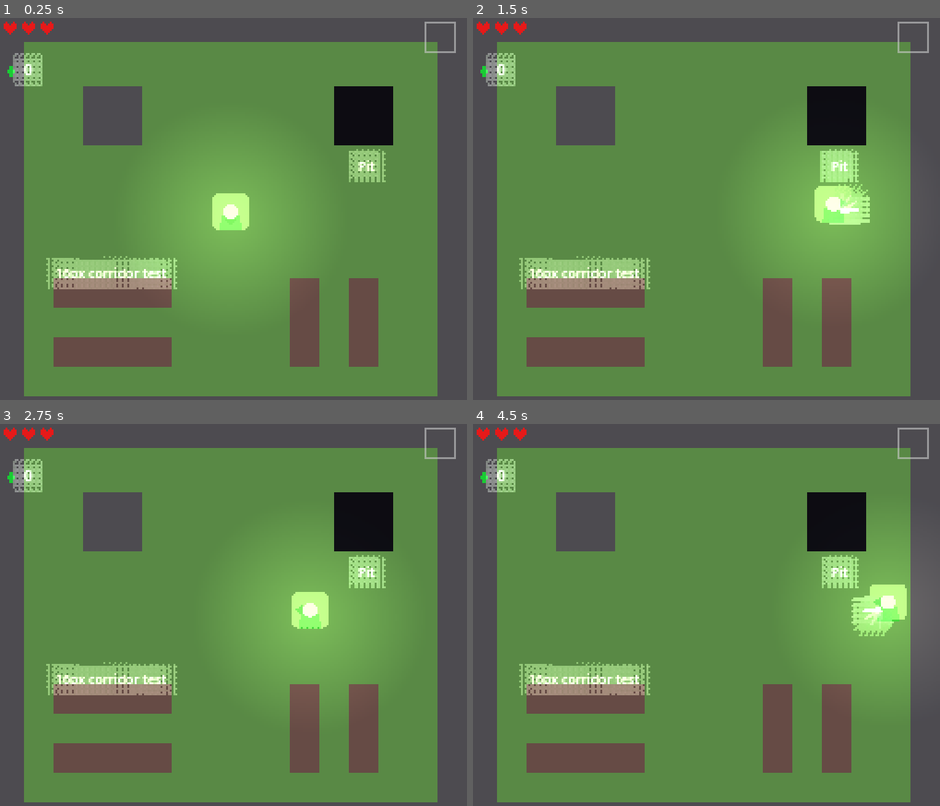
Above: before the commit, frames 1-4 (two rows, left to right).
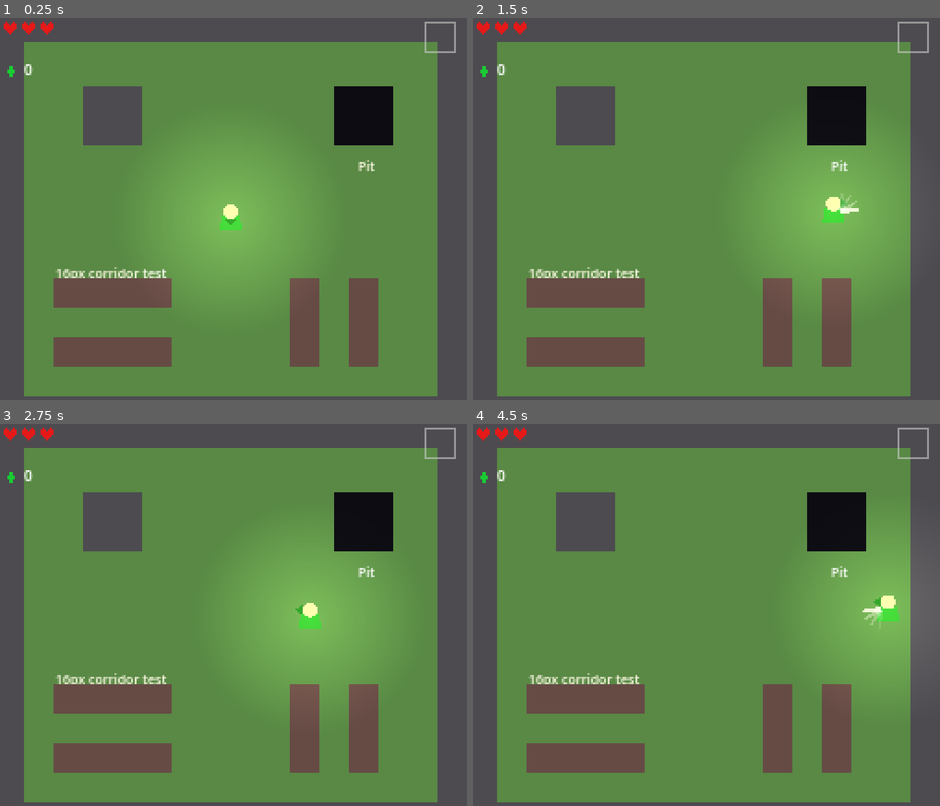
Above: after the commit, the same moments.

Repository: TheGabmeister/games-godot
Game: Godot game, scene res://scenes/main/main.tscn
The game is run twice, just before and just after one commit, with the same random seed, the same clock (stepped at 60 frames per second) and the same inputs.
Inputs:
- Up to frame 1 (0.25 s): no input
- Up to frame 2 (1.5 s): tap Enter at 0.5 s; hold L (action_dash) 0.53-1.28 s; hold D (move_right) from 0.53 s (still down); tap W (move_up) at 0.77 s; tap J (action_sword) at 1.35 s
- Up to frame 3 (2.75 s): tap W (move_up) at 1.52 s; release D (move_right) at 2.03 s; hold A (move_left) from 2.03 s (still down); hold L (action_dash) from 2.03 s (still down)
- Up to frame 4 (4.5 s): release A (move_left) at 2.78 s; release L (action_dash) at 2.78 s; hold D (move_right) 2.78-4.28 s; tap J (action_sword) at 2.85, 4.35 s; tap W (move_up) at 3.02, 3.77 s; hold L (action_dash) 3.53-4.28 s; tap Space at 4.25 s; hold A (move_left) from 4.28 s (still down)

The runs differ from the first frame. In frame 1, 3.7% of the frame differs, in the area x 2-83%, y 9-72%; in frame 2, 4.1%; in frame 3, 3.6%; in frame 4, 4.1%, in the area x 2-93%, y 9-72%.

Commit message:
Fix pit collision

Diff:
--- a/zelda-lttp/scenes/main/main.tscn
+++ b/zelda-lttp/scenes/main/main.tscn
@@ -1,29 +1,36 @@
-[gd_scene load_steps=5 format=3 uid="uid://c8main0001"]
+[gd_scene format=3 uid="uid://c8main0001"]
 
-[ext_resource type="Script" path="res://scenes/main/main.gd" id="1_main"]
-[ext_resource type="Shader" path="res://shaders/post_process.gdshader" id="2_post"]
-[ext_resource type="PackedScene" path="res://scenes/ui/hud.tscn" id="3_hud"]
+[ext_resource type="Script" uid="uid://cud4tgw3ricam" path="res://scenes/main/main.gd" id="1_main"]
+[ext_resource type="Shader" uid="uid://dgricichs7wfa" path="res://shaders/post_process.gdshader" id="2_post"]
+[ext_resource type="PackedScene" uid="uid://c8hud00001" path="res://scenes/ui/hud.tscn" id="3_hud"]
 
 [sub_resource type="ShaderMaterial" id="ShaderMaterial_post"]
 shader = ExtResource("2_post")
+shader_parameter/bloom_strength = 0.3
+shader_parameter/bloom_threshold = 0.7
+shader_parameter/color_shift = Vector3(0, 0, 0)
+shader_parameter/saturation = 1.0
+shader_parameter/brightness = 1.0
+shader_parameter/contrast = 1.0
 
-[node name="Main" type="Node"]
+[node name="Main" type="Node" unique_id=1706451139]
 script = ExtResource("1_main")
 
-[node name="World" type="Node2D" parent="."]
+[node name="World" type="Node2D" parent="." unique_id=491857638]
 
-[node name="HUDLayer" type="CanvasLayer" parent="."]
+[node name="HUDLayer" type="CanvasLayer" parent="." unique_id=1617085300]
 layer = 10
 
-[node name="HUD" parent="HUDLayer" instance=ExtResource("3_hud")]
+[node name="HUD" parent="HUDLayer" unique_id=1251422949 instance=ExtResource("3_hud")]
 
-[node name="DialogLayer" type="CanvasLayer" parent="."]
+[node name="DialogLayer" type="CanvasLayer" parent="." unique_id=337645315]
 layer = 15
 
-[node name="PostProcessLayer" type="CanvasLayer" parent="."]
+[node name="PostProcessLayer" type="CanvasLayer" parent="." unique_id=640527347]
 layer = 19
+visible = false
 
-[node name="ColorRect" type="ColorRect" parent="PostProcessLayer"]
+[node name="ColorRect" type="ColorRect" parent="PostProcessLayer" unique_id=609874778]
 material = SubResource("ShaderMaterial_post")
 anchors_preset = 15
 anchor_right = 1.0
@@ -32,9 +39,9 @@
 grow_vertical = 2
 mouse_filter = 2
 
-[node name="TransitionOverlay" type="CanvasLayer" parent="."]
+[node name="TransitionOverlay" type="CanvasLayer" parent="." unique_id=1642241861]
 layer = 20
 
-[node name="PauseLayer" type="CanvasLayer" parent="."]
+[node name="PauseLayer" type="CanvasLayer" parent="." unique_id=1965254366]
+process_mode = 3
 layer = 25
-process_mode = 3
--- a/zelda-lttp/scenes/player/player.tscn
+++ b/zelda-lttp/scenes/player/player.tscn
@@ -49,11 +49,11 @@
 
 [node name="ShieldComponent" type="Area2D" parent="."]
 collision_layer = 2
-collision_mask = 5
+collision_mask = 16
 
 [node name="HurtboxComponent" type="Area2D" parent="."]
 collision_layer = 2
-collision_mask = 5
+collision_mask = 80
 
 [node name="HurtboxShape" type="CollisionShape2D" parent="HurtboxComponent"]
 position = Vector2(0, 2)
